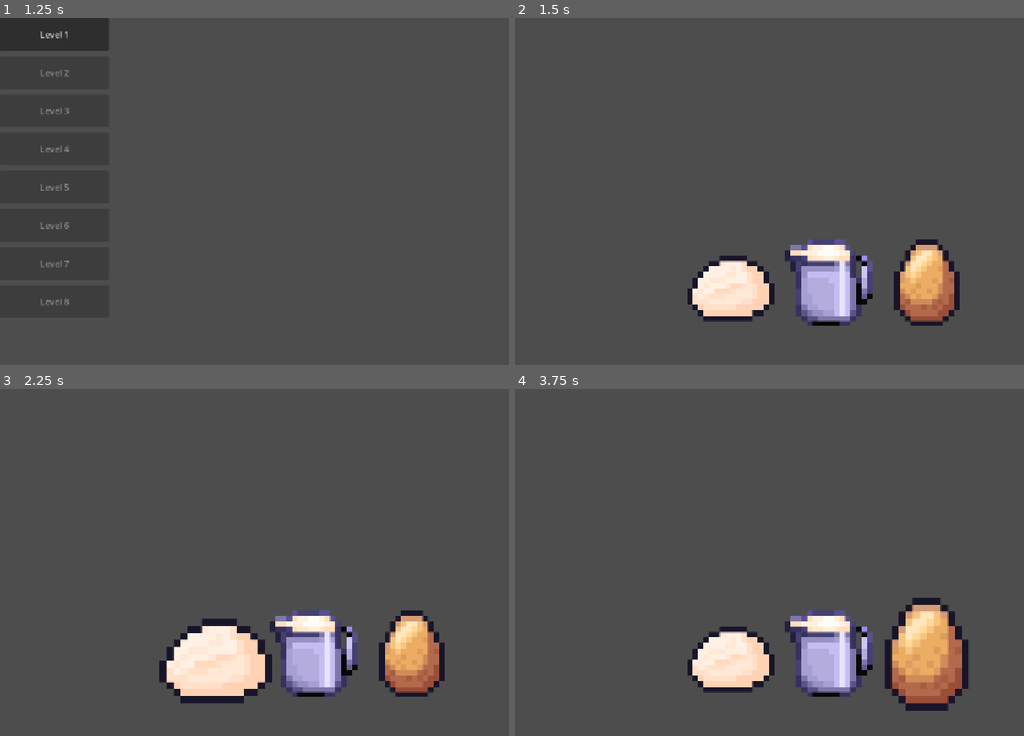
Above: before the commit, frames 1-4 (two rows, left to right).
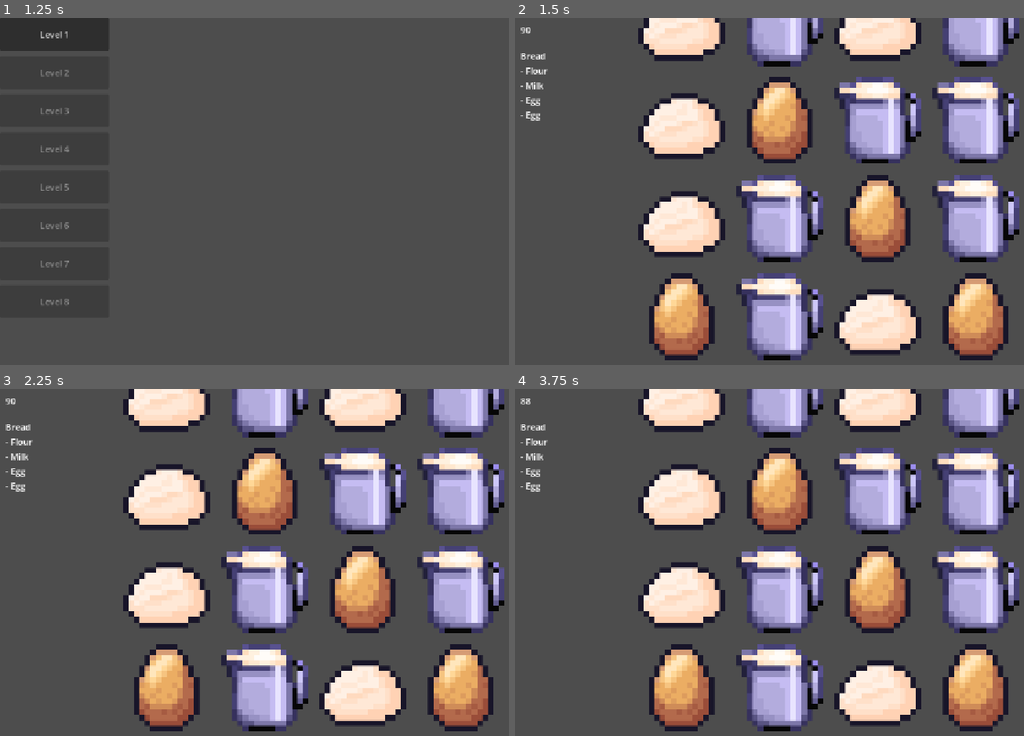
Above: after the commit, the same moments.

Repository: Krisha052/sweet-treat
Game: Godot game, scene res://scenes/main.tscn
Same seed, same stepped clock (60 frames per second), same inputs: the game is played once before the commit and once after it.
Inputs (mouse positions are in pixels of both pictures, inside the frame that each line leads up to):
- Up to frame 1 (1.25 s): click "Start" at 0.5 s
- Up to frame 2 (1.5 s): click "Level 1" at 1.25 s
- Up to frame 3 (2.25 s): tap Enter at 2 s; move the mouse to (213, 652) at 2.02 s; click (213, 652) at 2.17 s
- Up to frame 4 (3.75 s): tap Space at 2.75 s; move the mouse to (830, 652) at 2.77 s; click (830, 652) at 2.92 s; tap Enter at 3.5 s; move the mouse to (927, 652) at 3.52 s; click (927, 652) at 3.67 s

Frame 1 is identical in both runs. In frame 2, 48% of the frame differs, in the area x 1-100%, y 0-99%; in frame 3, 48%; in frame 4, 48%.
Error before the commit: Invalid access to property or key 'on_ingredient_collected' on a base object of type 'Node (OrderManager)'. (res://scripts/gameplay/level_controller.gd:30)

Commit message:
Board Refill pt3: 4x4 board, slot refill, recipe matching by board state
Replaces the old deduplicated-unique-ingredient layout entirely.

level_controller.gd changes:

_build_eligible_set(config): builds the union of all ingredients used
across level_config.recipe_pool — this is the draw pool for random slot
fills. Logged on startup.

_init_board(): creates BOARD_COLS×BOARD_ROWS (4×4 = 16) ingredient
slots, each independently populated by _random_ingredient(). All slots
use ingredient.tscn; each connects tapped -> _on_ingredient_tapped.
Grid is centered on viewport, spaced at 180px per cell (160px texture +
20px gap), origin_y at 40% of viewport height so it clears the HUD.

_on_ingredient_tapped(slot): relays to OrderManager.on_ingredient_tapped;
OrderManager does FIFO routing to whichever active order needs it first.

_on_order_completed_cb(order): called by order_completed signal.
1. Calls _hud.remove_receipt(order)
2. Iterates order.get_consumed_slots(); calls slot.refill(_random_ingredient())
   on each — instant swap with TODO marking the future slide animation
3. If OrderManager.needs_next_order(), calls spawn_order(_pick_next_recipe())

_pick_next_recipe(): counts free (unselected) slots by ingredient id.
Scans recipe_pool for any recipe whose full ingredient requirements
(exact counts — 2x Coconut needs 2 free Coconut slots) are satisfiable
by current free board state. Picks randomly from all valid matches. If
none are satisfiable, picks from pool at random and logs the fallback
case so frequency can be monitored during testing.

_is_recipe_satisfiable(recipe, free_counts): returns true iff every
ingredient needed by recipe is present in free_counts with enough copies.

Headless-verified trace (Level 01, bun+bread pool):
  Board: {flour:7, milk:6, egg:3}
  Both Bun and Bread satisfiable → chose Bread at random

  Simulate completing Bread (1×flour, 1×milk, 2×egg):
    tap flour → accepted (slot.select() applied olive tint)
    tap milk  → accepted
    tap egg   → accepted
    tap egg   → accepted → order complete, consumed slots refilled

  Refill drew 4×flour (random); free board: {flour:10, milk:5, egg:1}
    Bun  (2×flour, 1×milk, 1×egg): egg:1 ≥ 1 → SATISFIABLE ✓
    Bread (1×flour, 1×milk, 2×egg): egg:1 < 2 → not satisfiable ✓
  [BoardMatch] 1 satisfiable: [Bun] -> chose: Bun

Active orders: 1 ✓ (needs_next_order spawned Bun after Bread completed)

Co-Authored-By: Claude Sonnet 4.6 <noreply@anthropic.com>

Diff:
--- a/scripts/gameplay/level_controller.gd
+++ b/scripts/gameplay/level_controller.gd
@@ -3,13 +3,16 @@
 signal time_updated(seconds_left: float)
 
 @onready var _timer: Timer = $Timer
-@onready var _order_manager = $OrderManager
+@onready var _order_manager: OrderManager = $OrderManager
 @onready var _hud = $HUD
 
-const _FALLBACK_SCENE := preload("res://scenes/gameplay/ingredient.tscn")
+const _INGREDIENT_SCENE := preload("res://scenes/gameplay/ingredient.tscn")
+const BOARD_COLS := 4
+const BOARD_ROWS := 4
 
 var level_config: LevelConfig
 var _time_remaining: float = 0.0
+var _eligible_ingredients: Array[IngredientData] = []
 
 func _ready() -> void:
 	var config := GameManager.pending_level_config
@@ -21,15 +24,16 @@
 	level_config = config
 	GameManager.start_level(config)
 
-	_spawn_ingredients(config)
+	_build_eligible_set(config)
+	_init_board()
 
 	_order_manager.order_spawned.connect(_hud.add_receipt)
-	_order_manager.order_completed.connect(_hud.remove_receipt)
+	_order_manager.order_completed.connect(_on_order_completed_cb)
+	_order_manager.setup(config)
 
-	for ingredient in $Ingredients.get_children():
-		ingredient.collected.connect(_order_manager.on_ingredient_collected)
-
-	_order_manager.setup(config)
+	var initial_count := mini(config.max_simultaneous_orders, config.recipe_pool.size())
+	for _i in initial_count:
+		_order_manager.spawn_order(_pick_next_recipe())
 
 	_time_remaining = config.time_limit_seconds
 	_timer.wait_time = 1.0
@@ -37,54 +41,113 @@
 	_timer.start()
 	time_updated.emit(_time_remaining)
 
-func _spawn_ingredients(config: LevelConfig) -> void:
-	var unique: Array[IngredientData] = []
+# --- Board setup ---
+
+func _build_eligible_set(config: LevelConfig) -> void:
+	_eligible_ingredients.clear()
 	for recipe in config.recipe_pool:
 		for ing: IngredientData in recipe.ingredients:
 			var found := false
-			for u in unique:
-				if u.id == ing.id:
+			for e in _eligible_ingredients:
+				if e.id == ing.id:
 					found = true
 					break
 			if not found:
-				unique.append(ing)
+				_eligible_ingredients.append(ing)
+	var ids: PackedStringArray = []
+	for d in _eligible_ingredients:
+		ids.append(d.id)
+	print("Level %d: eligible ingredients (%d): %s" % [
+		config.level_id, _eligible_ingredients.size(), ", ".join(ids)])
 
-	var n := unique.size()
-	var ids: PackedStringArray = []
-	for d in unique:
-		ids.append(d.id)
-	print("Level %d: spawning %d ingredient(s): %s" % [config.level_id, n, ", ".join(ids)])
-
-	# Ingredient textures are 160×160px; use 180px cells (20px gap between edges).
-	# Grid is centered on the viewport and wraps after MAX_COLS columns.
+func _init_board() -> void:
+	var vp := get_viewport().get_visible_rect().size
 	const CELL := 180.0
-	const MAX_COLS := 4
-	var vp := get_viewport().get_visible_rect().size
-	var cols := mini(n, mini(MAX_COLS, maxi(1, floori(vp.x / CELL))))
-	var n_rows := ceili(float(n) / float(cols))
-	var row_w := float(cols) * CELL
-	var grid_h := float(n_rows) * CELL
+	var row_w := BOARD_COLS * CELL
 	var origin_x := (vp.x - row_w) * 0.5 + CELL * 0.5
 	var origin_y := clampf(
-		vp.y * 0.75 - float(n_rows - 1) * CELL * 0.5,
+		vp.y * 0.40,
 		CELL * 0.5 + 10.0,
-		vp.y - grid_h + CELL * 0.5 - 10.0
+		vp.y - BOARD_ROWS * CELL + CELL * 0.5 - 10.0
 	)
 
-	for i in n:
-		var col := i % cols
-		var row := i / cols
-		var items_in_row := mini(n - row * cols, cols)
-		var row_shift := float(cols - items_in_row) * CELL * 0.5
-		var pos := Vector2(origin_x + float(col) * CELL + row_shift, origin_y + float(row) * CELL)
+	print("Level %d: init %dx%d board, vp=(%.0f,%.0f), origin=(%.0f,%.0f)" % [
+		level_config.level_id, BOARD_COLS, BOARD_ROWS, vp.x, vp.y, origin_x, origin_y])
 
-		var data: IngredientData = unique[i]
-		var template: PackedScene = data.scene if data.scene else _FALLBACK_SCENE
-		var node := template.instantiate() as Node2D
-		node.set("ingredient_data", data)
+	for i in BOARD_COLS * BOARD_ROWS:
+		var col := i % BOARD_COLS
+		var row := i / BOARD_COLS
+		var pos := Vector2(origin_x + col * CELL, origin_y + row * CELL)
+		var data := _random_ingredient()
+		var node := _INGREDIENT_SCENE.instantiate() as Ingredient
+		node.ingredient_data = data
 		node.position = pos
+		node.tapped.connect(_on_ingredient_tapped)
 		$Ingredients.add_child(node)
-		print("  [%d] %s -> (%.0f, %.0f)" % [i, data.id, pos.x, pos.y])
+
+func _random_ingredient() -> IngredientData:
+	return _eligible_ingredients[randi() % _eligible_ingredients.size()]
+
+# --- Tap routing ---
+
+func _on_ingredient_tapped(slot: Ingredient) -> void:
+	_order_manager.on_ingredient_tapped(slot)
+
+# --- Order completion + board refill ---
+
+func _on_order_completed_cb(order: Order) -> void:
+	_hud.remove_receipt(order)
+
+	# Refill every slot consumed by this order with a fresh random ingredient.
+	for slot in order.get_consumed_slots():
+		var new_data := _random_ingredient()
+		print("[Refill] slot was %s -> now %s" % [slot.ingredient_data.id, new_data.id])
+		slot.refill(new_data)
+
+	# Spawn the next order if the level still has outstanding orders.
+	if _order_manager.needs_next_order():
+		_order_manager.spawn_order(_pick_next_recipe())
+
+# --- Recipe selection by board state ---
+
+func _pick_next_recipe() -> RecipeData:
+	# Count free (unselected) slots by ingredient id.
+	var free_counts: Dictionary = {}
+	for child in $Ingredients.get_children():
+		var slot := child as Ingredient
+		if slot and not slot.selected:
+			free_counts[slot.ingredient_data.id] = \
+				free_counts.get(slot.ingredient_data.id, 0) + 1
+
+	# Find all recipes the current free board can satisfy.
+	var satisfiable: Array[RecipeData] = []
+	for recipe in level_config.recipe_pool:
+		if _is_recipe_satisfiable(recipe, free_counts):
+			satisfiable.append(recipe)
+
+	if satisfiable.is_empty():
+		var fallback: RecipeData = level_config.recipe_pool[randi() % level_config.recipe_pool.size()]
+		print("[BoardMatch] No satisfiable recipe — random fallback: %s" % fallback.display_name)
+		return fallback
+
+	var chosen: RecipeData = satisfiable[randi() % satisfiable.size()]
+	var names: PackedStringArray = []
+	for r in satisfiable:
+		names.append(r.display_name)
+	print("[BoardMatch] %d satisfiable: [%s] -> chose: %s" % [
+		satisfiable.size(), ", ".join(names), chosen.display_name])
+	return chosen
+
+func _is_recipe_satisfiable(recipe: RecipeData, free_counts: Dictionary) -> bool:
+	var needed: Dictionary = {}
+	for ing: IngredientData in recipe.ingredients:
+		needed[ing.id] = needed.get(ing.id, 0) + 1
+	for id in needed:
+		if free_counts.get(id, 0) < needed[id]:
+			return false
+	return true
+
+# --- Timer ---
 
 func _on_tick() -> void:
 	_time_remaining -= 1.0
